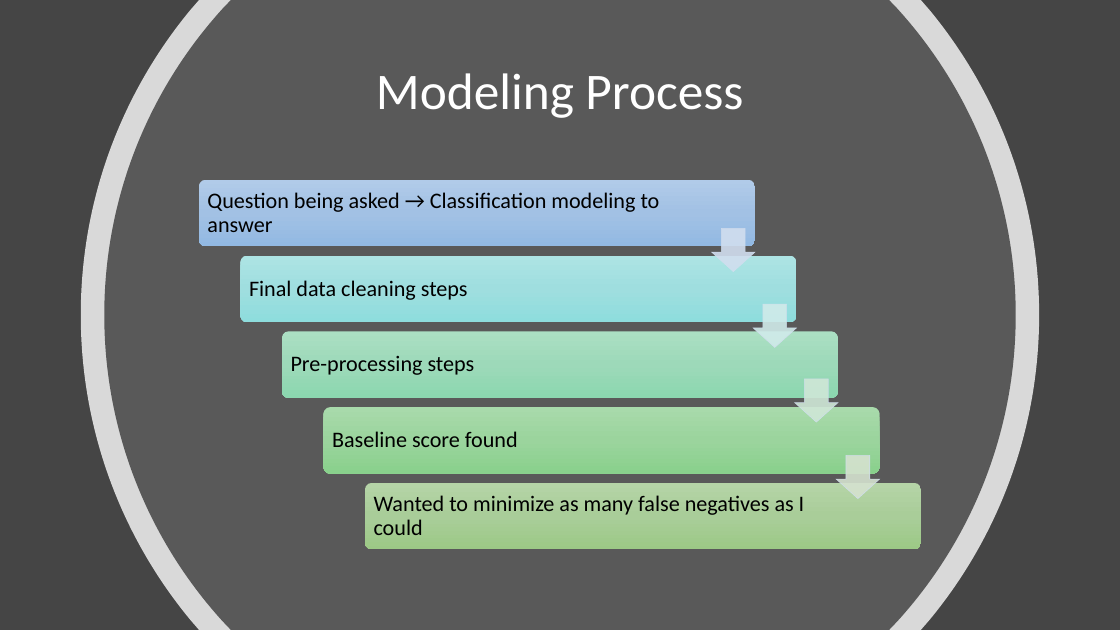
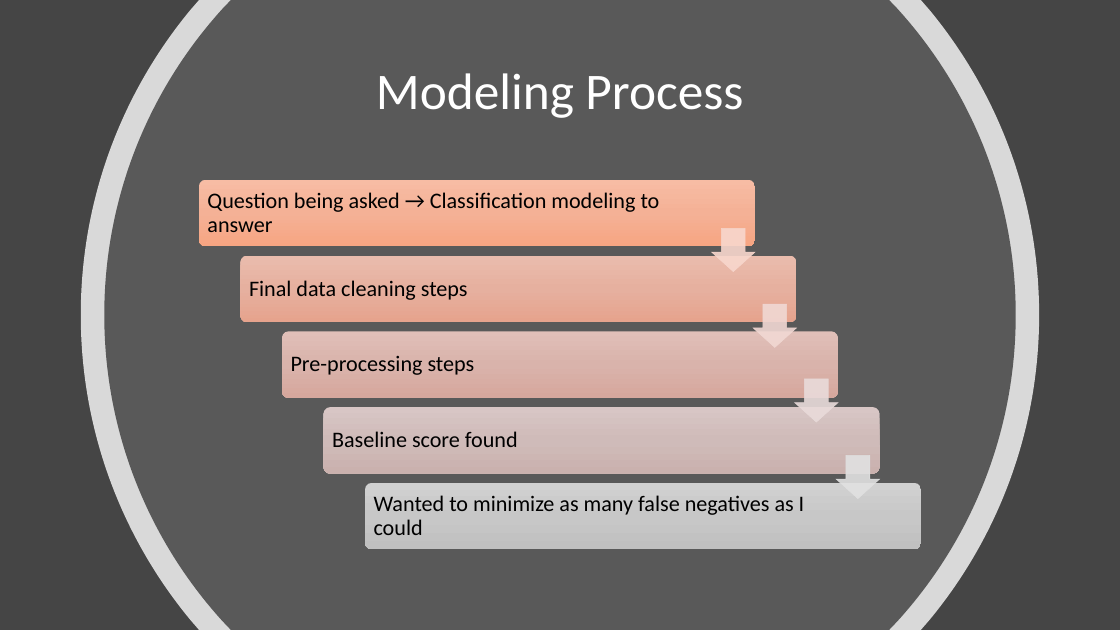
Before and after one commit to cassyclark96/food-insecurity-project, a slide deck: slide 9 of food-security-slides.pptx. Drawn at 1120x630 pixels with LibreOffice and Linux fonts; fonts in the diff are those of the drawing. Boxes give left, top, right and bottom in pixels: in the first picture for what was removed or moved away, otherwise in the second. Text is boxed around its words. In the diff, an @@ line names an element or a change of style, - is before the commit and + after.

```diff
--- a/food-security-slides.pptx
+++ b/food-security-slides.pptx
@@ rounded rectangle at (199, 180, 755, 246): fill gradient #B1CBE9 to #A3C1E5 to #93B9E4 to gradient #F7BDA5 to #F5B196 to #F8A582 @@
@@ down arrow at (712, 229, 755, 271): fill #D2DEEF at 90% opacity to #F8D7CE at 90% opacity; outline #D2DEEF 0.5 pt to #F8D7CE 0.5 pt @@
@@ rounded rectangle at (240, 255, 797, 322): fill gradient #AEE4E5 to #A0DFDF to #8FDEDE to gradient #EBBCAE to #E6B09F to #E6A38E @@
@@ down arrow at (754, 304, 797, 347): fill #D0ECEA at 90% opacity to #F1D8D4 at 90% opacity; outline #D2DEEF 0.5 pt to #F1D8D4 0.5 pt @@
@@ rounded rectangle at (282, 331, 839, 397): fill gradient #ABE0C3 to #9DDAB9 to #8CD8AF to gradient #E0C0B9 to #DAB4AC to #D7A89E @@
@@ down arrow at (795, 379, 838, 422): fill #D0E7D8 at 90% opacity to #E9DBDA at 90% opacity; outline #D2DEEF 0.5 pt to #E9DBDA 0.5 pt @@
@@ rounded rectangle at (323, 408, 880, 474): fill gradient #A9DAAB to #9BD49E to #89D18C to gradient #D8C7C5 to #D0BCB9 to #CBB1AF @@
@@ down arrow at (837, 455, 880, 498): fill #D5E3CF at 90% opacity to #E1E1E1 at 90% opacity; outline #D2DEEF 0.5 pt to #E1E1E1 0.5 pt @@
@@ rounded rectangle at (365, 483, 922, 549): fill gradient #B5D5A7 to #AACE9A to #9CC987 to gradient #D2D2D2 to #C8C8C8 to #C0C0C0 @@
```
Also in this commit, not shown: 7 other slides changed, 2 other files.
